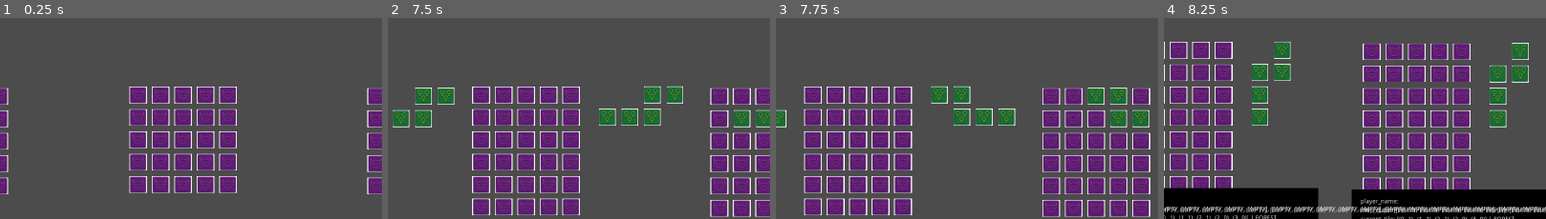
Above: before the commit, frames 1-4 (left to right).
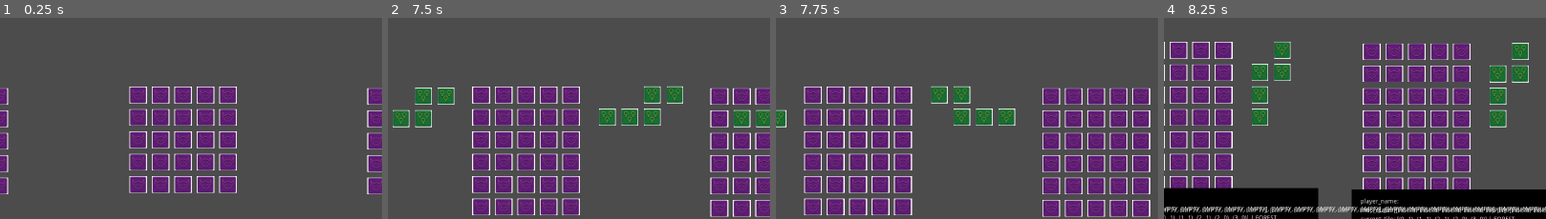
Above: after the commit, the same moments.

Repository: gilde-der-nacht/game-jam-2022
Game: Godot game, scene res://Board.tscn
Two runs of this game, one before a commit and one after it. Both use one fixed random seed, a clock stepped at 60 frames per second and the inputs below.
Inputs (mouse positions are % of the whole screen's width and height, from its top left):
- Up to frame 1 (0.25 s): no input
- Up to frame 2 (7.5 s): click (8, 53) at 0.52 s; type "12" at 0.6 s; click "Instructions Next Turn" at 1.25 s; click "Instructions Next Turn" at 2 s; click "Next Round" at 2.75 s; click "Next Round" at 3.5 s; click "Map Set Player Names" at 4.25 s; click "Instruction Reset" at 5 s; click "Maps Reset" at 5.75 s; click "Reset" at 6.5 s; move the mouse to (97, 70) at 7.27 s; hold Right (ui_right) from 7.28 s (still down); hold M (mirror_tile) from 7.28 s (still down); click (97, 70) at 7.42 s
- Up to frame 3 (7.75 s): keep holding Right (ui_right); keep holding M (mirror_tile)
- Up to frame 4 (8.25 s): move the mouse to (79, 70) at 8.02 s; release Right (ui_right) at 8.03 s; release M (mirror_tile) at 8.03 s; hold Down (ui_down) from 8.03 s (still down); tap R (rotate_tile) at 8.1 s; click (79, 70) at 8.17 s
The pictures show only the part of the screen within x 48-98%, y 50-100%; the shares and areas given below are measured in that part.

Frames 1-2 are identical in both runs. In frame 3, 1.6% of the frame differs, in the area x 81-98%, y 34-55%; in frame 4, nothing differs.

Commit message:
validate board size

Diff:
--- a/Cartographer/Map/Map.gd
+++ b/Cartographer/Map/Map.gd
@@ -182,6 +182,13 @@
 	for v in transform_form(current_tile_form):
 		var new_v = move_vec(v, tile.pos)
 		current_hover_position_form.append(new_v)
+	for v in current_hover_position_form:
+		if v.x >= MAP_SIZE:
+			current_hover_position_form = []
+		elif v.y >= MAP_SIZE:
+			current_hover_position_form = []
+		elif !(map_state[v.y][v.x] == "EMPTY"):
+			current_hover_position_form = []
 	update_ui()
 
 func on_Tile_mouse_clicked(tile):
